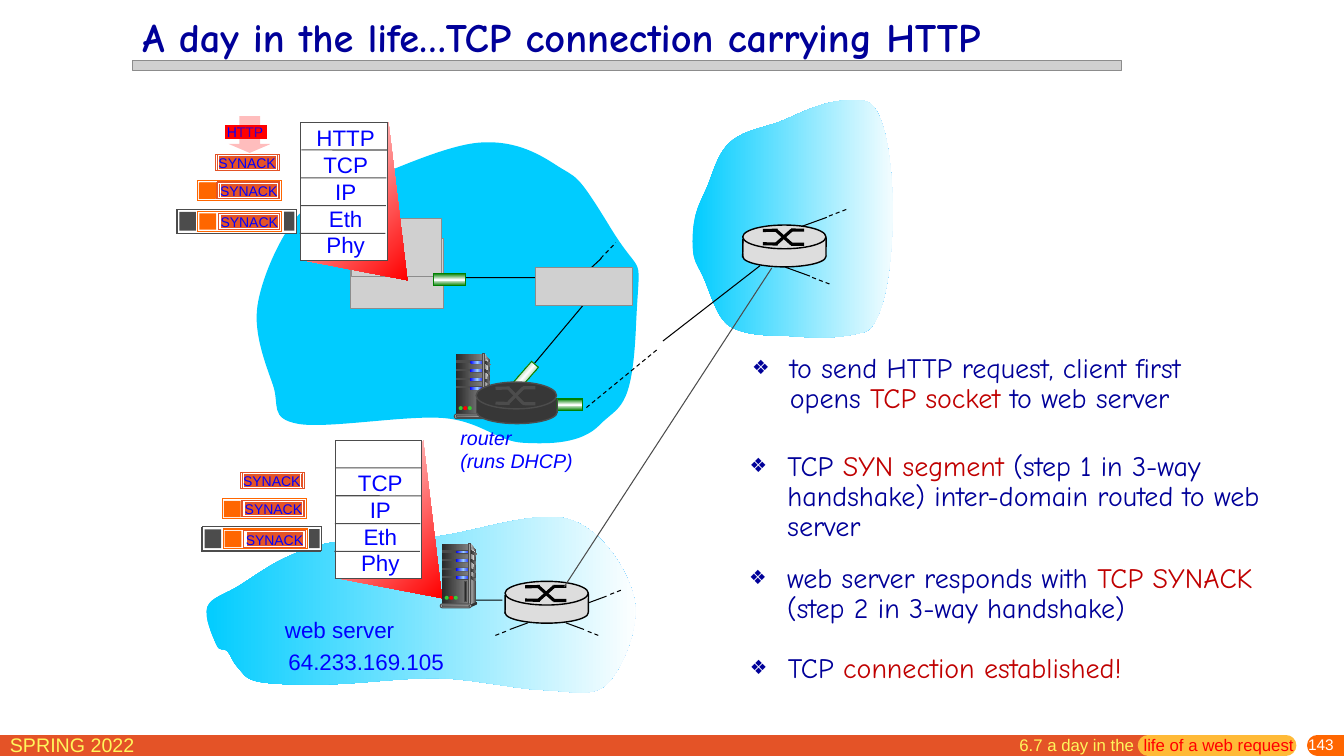
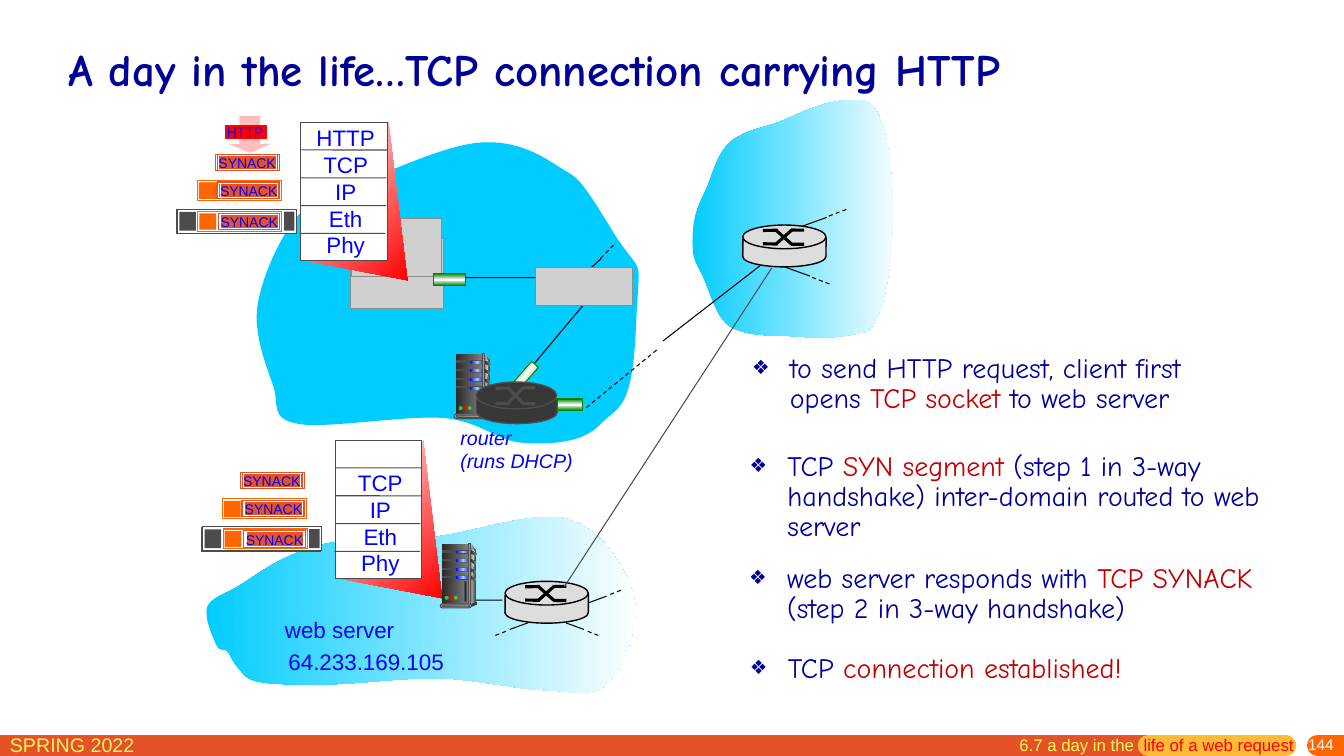
Before and after one commit to network-whu/slides, a slide deck: slide 144 of pptx/chapter6.pptx (slide 143 before the commit). Drawn at 1344x756 pixels with LibreOffice and Linux fonts; fonts in the diff are those of the drawing; grey boxes stand for pictures. Boxes give left, top, right and bottom in pixels: in the first picture for what was removed or moved away, otherwise in the second. Text is boxed around its words. In the diff, an @@ line names an element or a change of style, - is before the commit and + after.

```diff
--- a/pptx/chapter6.pptx
+++ b/pptx/chapter6.pptx
@@ title "A day in the life…TCP ...": place and size @@
-title "A day in the life…TCP ..." at bbox=[142, 24, 980, 65]
+title "A day in the life…TCP ..." at bbox=[68, 55, 1000, 95]
@@ title "A day in the life…TCP ..." at bbox=[68, 55, 1000, 95]: size 28.8 to 32 pt @@
@@ picture removed at bbox=[132, 60, 1121, 71] @@
@@ page number at bbox=[1308, 737, 1334, 753]: text changed @@
-143
+144
```
Also in this commit, not shown: 16 other slides changed, 1 slide added.
